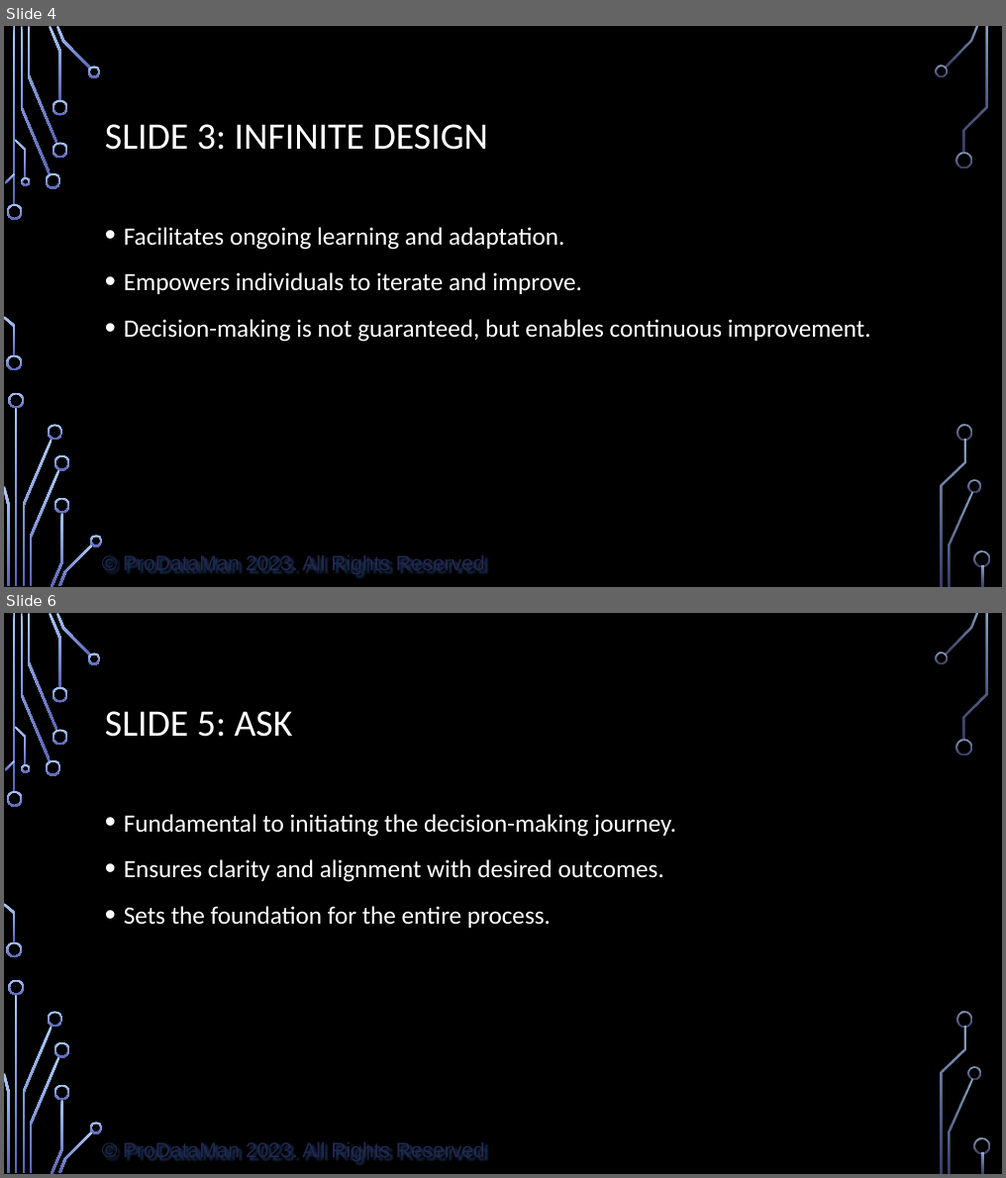
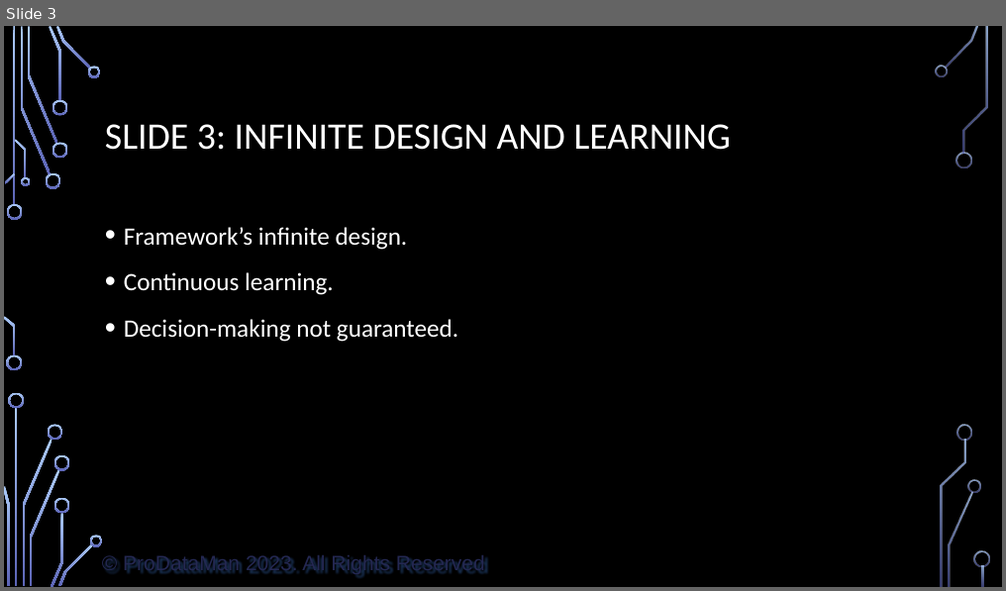
Before and after one commit to ProDataMan/Data-Literacy, a slide deck: Chapter09.pptx. Shown one above the other, each under a label of ours: slides 4 and 6 before the commit, slide 3 after it; the slides between them are not shown. The pictures are 1006x1178 and 1006x591 pixels, drawn with LibreOffice and Linux fonts; fonts in the diff are those of the drawing; background and template pictures are left out. Boxes give left, top, right and bottom in pixels: in the first picture for what was removed or moved away, otherwise in the second. Text is boxed around its words. In the diff, an @@ line names an element or a change of style, - is before the commit and + after.

```diff
--- a/Chapter09.pptx
+++ b/Chapter09.pptx
@@ slide 6 removed at (x1=4, y1=613, x2=1002, y2=1174), background picture (left out); not listed: 37 template elements that a slide beside it also shows @@
@@ title removed at (x1=105, y1=711, x2=293, y2=737) @@
-SLIDE 5: ASK
@@ text removed at (x1=124, y1=814, x2=676, y2=928) @@
-• Fundamental to initiating the decision-making journey.
-• Ensures clarity and alignment with desired outcomes.
-• Sets the foundation for the entire process.
@@ what was slide 4 is now slide 3 @@
@@ slide 3 changed as well @@
@@ title at (x1=105, y1=124, x2=731, y2=150): text changed @@
-SLIDE 3: INFINITE DESIGN
+SLIDE 3: INFINITE DESIGN AND LEARNING
@@ text at (x1=124, y1=227, x2=458, y2=342): text changed @@
-• Facilitates ongoing learning and adaptation.
-• Empowers individuals to iterate and improve.
-• Decision-making is not guaranteed, but enables continuous improvement.
+• Framework’s infinite design.
+• Continuous learning.
+• Decision-making not guaranteed.
```
Also in this commit, not shown: 3 other slides changed, 2 slides added, 8 other slides removed, 1 other file.
